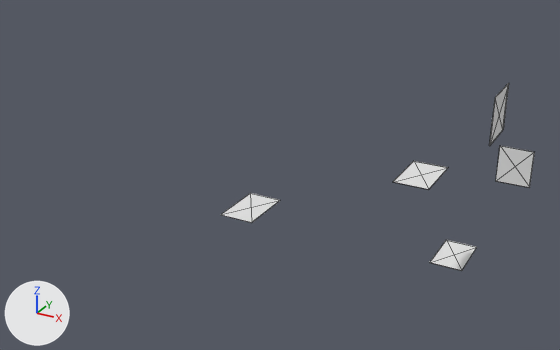
What one commit did to the glTF model game/assets/models/interior/osric_smithy/osric_smithy_cloth.glb.
Camera for both pictures: a 50 mm lens placed at (14.08, -20.39, 10.21), pointed at (5.57, -4.92, 2.48). Arrows for +X, +Y and +Z are at lower left; the lights stay in place. The older version comes first. Mesh edges are drawn as thin lines.

In view in the first picture: 'hanging_0', 'hanging_1', 'rug_2', 'rug_3', 'rug_4'.
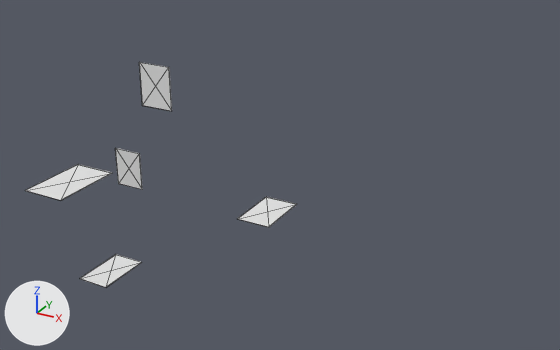
Location of each change, (x1, y1, x2, y2) in pixels of the pictures (560 x 350 px):
'rug_4', reshaped (57% wider, 23% taller): before (393, 161, 448, 190); after (25, 164, 112, 200)
'hanging_0', moved, rescaled (28% narrower): before (496, 146, 534, 187); after (115, 148, 142, 189)
'hanging_1', moved, rescaled (62% wider, 22% shorter): before (489, 83, 509, 146); after (139, 62, 172, 111)
'rug_3', moved: before (430, 240, 477, 271); after (80, 254, 142, 287)
'rug_2', moved: before (221, 193, 280, 223); after (238, 197, 297, 227)

Diff of the bpy script that builds the scene:
```diff
--- a/game/assets/models/interior/osric_smithy/osric_smithy_cloth.glb.py
+++ b/game/assets/models/interior/osric_smithy/osric_smithy_cloth.glb.py
@@ me_hanging_0 @@
 # used by ob_hanging_0; location = (0.0, 0.0, 0.0)
-me_hanging_0.from_pydata(...)  # 8 vertices, 12 faces; spans x 9.805..10.73, y -0.14..-0.125, z 1.35..2.4
+me_hanging_0.from_pydata(...)  # 8 vertices, 12 faces; spans x 0.7..1.518, y -5.34..-5.325, z 1.35..2.4
+# me_hanging_0 part 1: the whole mesh is scaled about its middle by (0.884, 1, 1), then moved by (-9.159, -5.2, 0.0)
@@ me_hanging_1 @@
 # used by ob_hanging_1; location = (0.0, 0.0, 0.0)
-me_hanging_1.from_pydata(...)  # 8 vertices, 12 faces; spans x 10.65..10.665, y -5.15..-4.065, z 4.3..5.35
+me_hanging_1.from_pydata(...)  # 8 vertices, 12 faces; spans x 2.728..3.58, y -6.54..-6.525, z 4.3..5.35
+# me_hanging_1 part 2: the whole mesh is scaled about its middle by (56.8, 0.0138, 1), then moved by (-7.503, -1.925, 0.0)
@@ me_rug_2 @@
 # used by ob_rug_2; location = (0.0, 0.0, 0.0)
-me_rug_2.from_pydata(...)  # 8 vertices, 12 faces; spans x 2.73..3.78, y -3.36..-1.66, z 0.0..0.01
+me_rug_2.from_pydata(...)  # 8 vertices, 12 faces; spans x 3.3..4.35, y -3.36..-1.66, z 0.0..0.01
+# me_rug_2 part 3: the whole mesh is moved by (0.57, 0.0, 0.0)
@@ me_rug_3 @@
 # used by ob_rug_3; location = (0.0, 0.0, 0.0)
-me_rug_3.from_pydata(...)  # 8 vertices, 12 faces; spans x 9.0..9.85, y -3.08..-1.68, z 0.002..0.014
+me_rug_3.from_pydata(...)  # 8 vertices, 12 faces; spans x 1.58..2.43, y -8.08..-6.68, z 0.002..0.014
+# me_rug_3 part 4: the whole mesh is moved by (-7.42, -5.0, 0.0)
@@ me_rug_4 @@
 # used by ob_rug_4; location = (0.0, 0.0, 0.0)
-me_rug_4.from_pydata(...)  # 8 vertices, 12 faces; spans x 8.54..9.39, y -4.986..-3.586, z 2.952..2.964
-me_rug_4.vertices[0].co = (8.54, -3.586, 2.952)  # pixel (413, 161)
-me_rug_4.vertices[1].co = (8.54, -4.986, 2.952)  # pixel (392, 182)
-me_rug_4.vertices[2].co = (8.54, -3.586, 2.964)  # pixel (413, 160)
-me_rug_4.vertices[3].co = (8.54, -4.986, 2.964)  # pixel (392, 181)
-me_rug_4.vertices[4].co = (9.39, -3.586, 2.952)  # pixel (448, 167)
-me_rug_4.vertices[5].co = (9.39, -4.986, 2.952)  # pixel (428, 189)
-me_rug_4.vertices[6].co = (9.39, -3.586, 2.964)  # pixel (448, 167)
-me_rug_4.vertices[7].co = (9.39, -4.986, 2.964)  # pixel (428, 189)
+me_rug_4.from_pydata(...)  # 8 vertices, 12 faces; spans x 1.56..2.61, y -9.366..-7.666, z 2.952..2.964
+# me_rug_4 part 5
+me_rug_4.vertices[0].co = (1.56, -7.666, 2.952)  # pixel (78, 164)
+me_rug_4.vertices[1].co = (1.56, -9.366, 2.952)  # pixel (25, 190)
+me_rug_4.vertices[2].co = (1.56, -7.666, 2.964)  # pixel (78, 164)
+me_rug_4.vertices[3].co = (1.56, -9.366, 2.964)  # pixel (25, 190)
+me_rug_4.vertices[4].co = (2.61, -7.666, 2.952)  # pixel (112, 173)
+me_rug_4.vertices[5].co = (2.61, -9.366, 2.952)  # pixel (60, 200)
+me_rug_4.vertices[6].co = (2.61, -7.666, 2.964)  # pixel (112, 172)
+me_rug_4.vertices[7].co = (2.61, -9.366, 2.964)  # pixel (60, 200)
```
